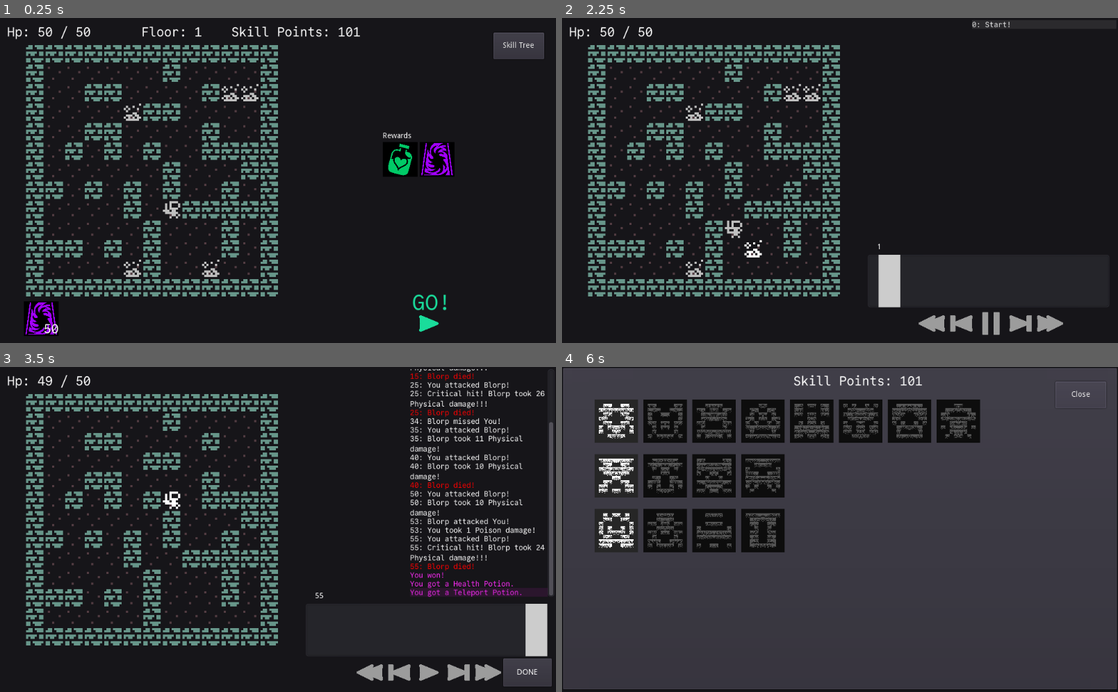
Above: before the commit, frames 1-4 (two rows, left to right).
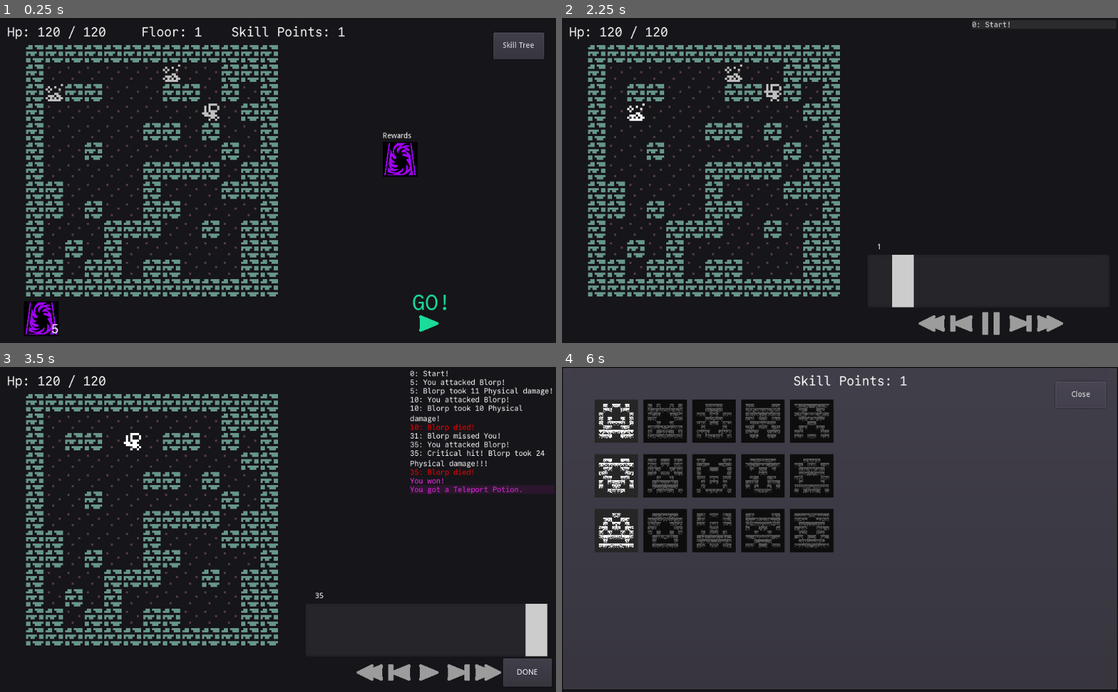
Above: after the commit, the same moments.

Repository: redxaxder/7DRL2024
Game: Godot game, scene res://main.tscn
The game is run twice, just before and just after one commit, with the same random seed, the same clock (stepped at 60 frames per second) and the same inputs.
Inputs (mouse positions are in pixels of both pictures, inside the frame that each line leads up to):
- Up to frame 1 (0.25 s): no input
- Up to frame 2 (2.25 s): click (990, 317) at 0.5 s; click (1045, 24) at 1.25 s; move the mouse to (840, 180) at 2.02 s; hold D (right) from 2.03 s (still down); hold Space (toggle) from 2.03 s (still down); click (840, 180) at 2.17 s
- Up to frame 3 (3.5 s): move the mouse to (166, 545) at 2.77 s; release D (right) at 2.78 s; release Space (toggle) at 2.78 s; hold S (down) from 2.78 s (still down); tap Space (toggle) at 2.85 s
- Up to frame 4 (6 s): release S (down) at 3.5 s; click "DONE" at 3.5 s; move the mouse to (895, 458) at 4.27 s; hold D (right) 4.28-5.03 s; hold Space (toggle) 4.28-5.03 s; move the mouse to (812, 594) at 5.02 s; hold Up (ui_up) 5.03-5.75 s; tap Space (toggle) at 5.1 s; click (812, 594) at 5.17 s; click "Skill Tree" at 5.75 s

The runs differ from the first frame. In frame 1, 7.5% of the frame differs, in the area x 6-82%, y 2-98%; in frame 2, 7.2%; in frame 3, 11%, in the area x 6-100%, y 0-80%; in frame 4, 8.5%.

Commit message:
tutorial tree basically done. trigger descriptions in progress...

Diff:
--- a/ViewSkillTree.gd
+++ b/ViewSkillTree.gd
@@ -4,7 +4,7 @@
 
 export var skill_tree: Resource
 
-var extra_skill_points : int = 100
+var extra_skill_points : int = 0
 
 var num_skills_to_unlock: int = 0
 var progress: int = 0
--- a/data/actor_types.gd
+++ b/data/actor_types.gd
@@ -43,7 +43,7 @@
 
 const STATS = {
 	Type.Player: {
-		"base": [10, 10, 10, 10, 10, 10],
+		"base": [10, 10, 80, 10, 10, 10],
 		Stat.Kind.Health: 30,
 		 },
 	Type.Gazer: {
--- a/data/consumables/Consumables.gd
+++ b/data/consumables/Consumables.gd
@@ -15,7 +15,7 @@
 		"description": "Skip the current encounter.",
 		"sprite": preload("res://graphics/consumables/magic-portal.svg"),
 		"color": Color("#a300ff"),
-		"start_count": 50
+		"start_count": 5
 	},
 	"health": {
 		"name": "Health Potion",
--- a/data/skills/Ability.gd
+++ b/data/skills/Ability.gd
@@ -149,7 +149,7 @@
 	var scaled_string = ""
 	var modifier_scaling = get_modifier_scaling_desc(ModParam.AbilityRange)
 	if modifier_scaling: # always remind about scaling
-		scaled_string = " ([color=#3affa9]{0} - {1} scaling[/color])".format([
+		scaled_string = " ([color=#3affa9]{0} + {1} scaling[/color])".format([
 			activation.ability_range,
 			modifier_scaling,
 		])
@@ -159,9 +159,11 @@
 		scaled_string
 	])
 
+
 func generate_description(stats: StatBlock) -> String:
 	var dict = {}
 	dict["trigger"] = ["Action","Reaction"][activation.trigger]
+
 	dict["range"] = describe_range(stats)
 	dict["radius"] = describe_radius(stats)
 	dict["target"] = describe_target(effect.targets)
@@ -172,7 +174,7 @@
 	var text = ""
 	# text += "{trigger}\n".format(dict)
 	if activation.trigger == SkillsCore.Trigger.Automatic:
-		text += "{activation_text}\n".format(dict)
+		text += "{activation_text}, ".format(dict)
 
 	text += "{effect_text}".format(dict)
 	text += " to {target}.\n".format(dict)
@@ -196,4 +198,7 @@
 
 
 func describe_activation_condition() -> String:
-	return "" #TODO
+	if activation.filter == Activation.Filter.DamageReceived:
+		return "whenever damage is dealt"
+	else:
+		return "whenever else"
--- a/data/skills/SkillTree.gd
+++ b/data/skills/SkillTree.gd
@@ -96,111 +96,96 @@
 		skills.append([])
 	seed(1234)
 # warning-ignore:unused_variable
-	var abil: Skill = create_ability_skill(build_ability({
-		"label": SkillName.generate_name(),
-		"trigger": SkillsCore.Trigger.Automatic,
-		"filter": Activation.Filter.DamageDealt,
-		"filter_actor": SkillsCore.TargetAny,
-		"trigger_aim": SkillsCore.TriggerAim.Self,
-		"effect_type": SkillsCore.EffectType.StatBuff,
-		"ability_range": 4,
-		"mod_stat": Stat.Kind.Health,
-		"power": 10,
-		"targets": SkillsCore.Target.Self,
-		}))
-# warning-ignore:unused_variable
-	var my_cool_skill: Skill = create_ability_skill(build_ability({
-		"label": SkillName.generate_name(),
-		"trigger": SkillsCore.Trigger.Automatic,
-		"filter": Activation.Filter.DamageReceived,
-		"filter_actor": SkillsCore.Target.Self,
-		"trigger_aim": SkillsCore.TriggerAim.Self,
-		"effect_type": SkillsCore.EffectType.StatBuff,
-		"mod_stat": Stat.Kind.Damage,
-		"power": 1000,
-		"targets": SkillsCore.Target.Self
-	}))
-	var my_cool_death_ability: Ability = build_ability({
-		"label": SkillName.generate_name(),
-		"trigger": SkillsCore.Trigger.Automatic,
-		"filter": Activation.Filter.Death,
-		"filter_actor": SkillsCore.Target.Enemies,
-		"trigger_aim": SkillsCore.TriggerAim.Random,
-		"effect_type": SkillsCore.EffectType.StatBuff,
-		"mod_stat": Stat.Kind.Speed,
-		"ability_range": 0,
-		"power": -5,
-		"targets": SkillsCore.Target.Enemies,
-	})
-	my_cool_death_ability.modifiers = [
-		Ability.mod(Stat.Kind.Health, Ability.ModParam.AbilityRange, 100)
-	]
-
-	var aoe_test_ability: Ability = build_ability({
-		"label": SkillName.generate_name(),
-		"trigger": SkillsCore.Trigger.Action,
-		"effect_type": SkillsCore.EffectType.Damage,
-		"ability_range": 0,
-		"power": 1,
-		"radius": 1,
-		"cooldown_time": 1,
-		"targets": SkillsCore.Target.Enemies,
-	})
-	aoe_test_ability.modifiers = [
-		Ability.mod(Stat.Kind.Health, Ability.ModParam.Radius, 100)
-	]
-
-#	-When you move, buff footwork by 1 (min cooldown)
-#	-Deal 10 damage to an enemy in a 5 radius (4 cooldown)
-#	-Deal 5 damage to enemies in a 3 radius aoe around the player
-#	-Deal 10 damage to enemies in a 2 tile radius, 4 range (10 ccooldown)
-#	-Buff brawn by 1 (5 cooldown)
-#	-Whenever an enemy dies, buff guts by 2
-#	-Whenever you miss an enemy, buff eyesight by 2
-#	-Whenever you take  damage, summon a blorb (3 cooldown)
-#	-Whenever you take damage reducing you to less than 25% hp
-#		deal 20 damage to enemies in range 1
-
-
-#	var abil2: Skill = create_ability_skill(build_ability({
+#	var abil: Skill = create_ability_skill(build_ability({
 #		"label": SkillName.generate_name(),
-#		"target": SkillsCore.Target.Self,
+#		"trigger": SkillsCore.Trigger.Automatic,
+#		"filter": Activation.Filter.DamageDealt,
+#		"filter_actor": SkillsCore.TargetAny,
+#		"trigger_aim": SkillsCore.TriggerAim.Self,
 #		"effect_type": SkillsCore.EffectType.StatBuff,
+#		"ability_range": 4,
 #		"mod_stat": Stat.Kind.Health,
-#		"power": 20,
+#		"power": 10,
+#		"targets": SkillsCore.Target.Self,
 #		}))
-#	append_skill(abil2, 0)
-
-
-
+## warning-ignore:unused_variable
+#	var my_cool_skill: Skill = create_ability_skill(build_ability({
+#		"label": SkillName.generate_name(),
+#		"trigger": SkillsCore.Trigger.Automatic,
+#		"filter": Activation.Filter.DamageReceived,
+#		"filter_actor": SkillsCore.Target.Self,
+#		"trigger_aim": SkillsCore.TriggerAim.Self,
+#		"effect_type": SkillsCore.EffectType.StatBuff,
+#		"mod_stat": Stat.Kind.Damage,
+#		"power": 1000,
+#		"targets": SkillsCore.Target.Self
+#	}))
+#	var my_cool_death_ability: Ability = build_ability({
+#		"label": SkillName.generate_name(),
+#		"trigger": SkillsCore.Trigger.Automatic,
+#		"filter": Activation.Filter.Death,
+#		"filter_actor": SkillsCore.Target.Enemies,
+#		"trigger_aim": SkillsCore.TriggerAim.Random,
+#		"effect_type": SkillsCore.EffectType.StatBuff,
+#		"mod_stat": Stat.Kind.Speed,
+#		"ability_range": 0,
+#		"power": -5,
+#		"targets": SkillsCore.Target.Enemies,
+#	})
+#	my_cool_death_ability.modifiers = [
+#		Ability.mod(Stat.Kind.Health, Ability.ModParam.AbilityRange, 100)
+#	]
+
+#	var aoe_test_ability: Ability = build_ability({
+#		"label": SkillName.generate_name(),
+#		"trigger": SkillsCore.Trigger.Action,
+#		"effect_type": SkillsCore.EffectType.Damage,
+#		"ability_range": 0,
+#		"power": 1,
+#		"radius": 1,
+#		"cooldown_time": 1,
+#		"targets": SkillsCore.Target.Enemies,
+#	})
+#	aoe_test_ability.modifiers = [
+#		Ability.mod(Stat.Kind.Health, Ability.ModParam.Radius, 100)
+#	]
+
+
+#	append_skill(create_ability_skill(aoe_test_ability), 1)
+
+
+	# ROW 0
+	# *****
 	append_and_create_ability({
 		"label": "Poison Pustule",
 		"element": Elements.Kind.Poison,
-		"row": 2,
-			# ***EFFECT***
-		"effect_type":	SkillsCore.EffectType.Damage,
-		"power":			500,
+		"row": 0,
+			# ***EFFECT***
+		"effect_type":	SkillsCore.EffectType.Damage,
+		"power":		10,
 			# ***EFFECT AIM***
 		"trigger_aim": 	SkillsCore.TriggerAim.Random,
-		"ability_range":  6,
-		"radius":			2,
+		"ability_range":3,
+		"radius":		2,
 		"targets": 		SkillsCore.Target.Enemies,
 			# ***TRIGGER***
 		"trigger": 		SkillsCore.Trigger.Automatic,
 		"filter": 		Activation.Filter.Death,
-		"filter_actor": 	SkillsCore.Target.Enemies,
-		"cooldown_time":	1,
-		"modifiers": [Ability.mod(Stat.Kind.Guts, Ability.ModParam.AbilityRange, 10)]
-	})
+		"filter_actor": SkillsCore.Target.Enemies,
+		"cooldown_time": 5,
+		"modifiers": [Ability.mod(Stat.Kind.Guts, Ability.ModParam.AbilityRange, 5)]
+	})
+
+	append_skill(create_bonus_skill(Stat.Kind.Brawn, 5, SkillName.generate_name()), 0)
 
 	append_and_create_ability({
 		"label": "Fiery Fire",
 		"element": Elements.Kind.Fire,
-		"row": 2,
+		"row": 0,
 			# ***EFFECT***
 		"effect_type":	SkillsCore.EffectType.StatBuff,
 		"mod_stat": 		Stat.Kind.Accuracy,
-		"power":			20,
+		"power":			10,
 			# ***EFFECT AIM***
 		"trigger_aim": 	SkillsCore.TriggerAim.Self,
 		"ability_range":  0,
@@ -211,8 +196,10 @@
 		"filter": 		Activation.Filter.Movement,
 		"filter_actor": 	SkillsCore.Target.Self,
 		"cooldown_time":	1,
-		"modifiers": [Ability.mod(Stat.Kind.Guts, Ability.ModParam.Power, 1)]
-	})
+		"modifiers": [Ability.mod(Stat.Kind.Brains, Ability.ModParam.Power, 1)]
+	})
+
+	append_skill(create_bonus_skill(Stat.Kind.Eyesight, 5, SkillName.generate_name()), 0)
 
 	# Deal 10 damage to an enemy in a 5 radius (4 cooldown)
 	append_and_create_ability({
@@ -223,24 +210,24 @@
 		"ability_range": 0,
 		"power": 10,
 		"radius": 5,
-		"cooldown_time": 4,
+		"cooldown_time": 30,
 		"targets": SkillsCore.Target.Enemies,
 		"modifiers": [
-			Ability.mod(Stat.Kind.Guts, Ability.ModParam.Radius, 1)
+			Ability.mod(Stat.Kind.Crit, Ability.ModParam.Radius, 1)
 		],
-		"row": 1
-	})
-
-	append_skill(create_ability_skill(aoe_test_ability), 1)
-
-
+		"row": 0
+	})
+
+
+	# ROW 1
+	# *****
 	append_and_create_ability({
 		"label": "Penetrating Thorns",
 		"element": Elements.Kind.Physical,
-		"row": 0,
-			# ***EFFECT***
-		"effect_type":	SkillsCore.EffectType.Damage,
-		"power": 20,
+		"row": 1,
+			# ***EFFECT***
+		"effect_type":	SkillsCore.EffectType.Damage,
+		"power": 5,
 			# ***EFFECT AIM***
 		"trigger_aim": 	SkillsCore.TriggerAim.EventTarget,
 		"ability_range": 0,
@@ -250,17 +237,85 @@
 		"trigger": 		SkillsCore.Trigger.Automatic,
 		"filter": 		Activation.Filter.Attack,
 		"filter_actor": 	SkillsCore.Target.Enemies,
-		"cooldown_time":	0,
-		"modifiers": [Ability.mod(Stat.Kind.Guts, Ability.ModParam.Power, .6)]
-	})
+		"cooldown_time":	1,
+		"modifiers": [Ability.mod(Stat.Kind.Damage, Ability.ModParam.Power, 1)]
+	})
+
+	append_skill(create_bonus_skill(Stat.Kind.Brains, 5, SkillName.generate_name()), 1)
 
 	append_and_create_ability({
 		"label": "Two Step",
 		"element": Elements.Kind.Physical,
-		"row": 0,
-			# ***EFFECT***
-		"effect_type":	SkillsCore.EffectType.Damage,
-		"power": 500,
+		"row": 1,
+			# ***EFFECT***
+		"effect_type":	SkillsCore.EffectType.Damage,
+		"power": 3,
+			# ***EFFECT AIM***
+		"trigger_aim": 	SkillsCore.TriggerAim.Self,
+		"ability_range": 0,
+		"radius": 3,
+		"targets": 		SkillsCore.Target.Enemies,
+			# ***TRIGGER***
+		"trigger": 		SkillsCore.Trigger.Automatic,
+		"filter": 		Activation.Filter.Dodge,
+		"filter_actor": 	SkillsCore.Target.Enemies,
+		"cooldown_time":	20,
+		"modifiers": [Ability.mod(Stat.Kind.Evasion, Ability.ModParam.CooldownTime, 2)]
+	})
+
+	append_skill(create_bonus_skill(Stat.Kind.Footwork, 5, SkillName.generate_name()), 1)
+
+	append_and_create_ability({
+		"label": "Peerless Sleight",
+		"element": Elements.Kind.Physical,
+		"row": 1,
+			# ***EFFECT***
+		"effect_type":	SkillsCore.EffectType.Damage,
+		"power": 5,
+			# ***EFFECT AIM***
+		"trigger_aim": 	SkillsCore.TriggerAim.Random,
+		"ability_range": 4,
+		"radius": 0,
+		"targets": 		SkillsCore.Target.Enemies,
+			# ***TRIGGER***
+		"trigger": 		SkillsCore.Trigger.Automatic,
+		"filter": 		Activation.Filter.Miss,
+		"filter_actor": 	SkillsCore.Target.Enemies,
+		"cooldown_time":	10,
+	})
+
+
+	# ROW 2
+	# *****
+
+	append_and_create_ability({
+		"label": "Poison Gulp",
+		"element": Elements.Kind.Poison,
+		"row": 2,
+			# ***EFFECT***
+		"effect_type":	SkillsCore.EffectType.Damage,
+		"power": 25,
+			# ***EFFECT AIM***
+		"trigger_aim": 	SkillsCore.TriggerAim.Self,
+		"ability_range": 0,
+		"radius": 2,
+		"targets": 		SkillsCore.Target.Enemies,
+			# ***TRIGGER***
+		"trigger": 		SkillsCore.Trigger.Automatic,
+		"filter": 		Activation.Filter.Bloodied,
+		"filter_actor": 	SkillsCore.Target.Self,
+		"cooldown_time":	100,
+	})
+
+	append_skill(create_bonus_skill(Stat.Kind.Guts, 5, SkillName.generate_name()), 2)
+
+	append_and_create_ability({
+		"label": "Poison Overflow",
+		"element": Elements.Kind.Poison,
+		"row": 2,
+			# ***EFFECT***
+		"effect_type":	SkillsCore.EffectType.Damage,
+		"power": 10,
 			# ***EFFECT AIM***
 		"trigger_aim": 	SkillsCore.TriggerAim.Self,
 		"ability_range": 0,
@@ -268,95 +323,35 @@
 		"targets": 		SkillsCore.Target.Enemies,
 			# ***TRIGGER***
 		"trigger": 		SkillsCore.Trigger.Automatic,
-		"filter": 		Activation.Filter.Dodge,
-		"filter_actor": 	SkillsCore.Target.Enemies,
-		"cooldown_time":	30,
-		"modifiers": [Ability.mod(Stat.Kind.Guts, Ability.ModParam.CooldownTime, 2)]
-	})
-
-	append_and_create_ability({
-		"label": "Peerless Sleight",
-		"element": Elements.Kind.Physical,
-		"row": 0,
-			# ***EFFECT***
-		"effect_type":	SkillsCore.EffectType.Damage,
-		"power": 500,
-			# ***EFFECT AIM***
-		"trigger_aim": 	SkillsCore.TriggerAim.Self,
-		"ability_range": 0,
-		"radius": 6,
-		"targets": 		SkillsCore.Target.Enemies,
-			# ***TRIGGER***
-		"trigger": 		SkillsCore.Trigger.Automatic,
-		"filter": 		Activation.Filter.Miss,
-		"filter_actor": 	SkillsCore.Target.Enemies,
-		"cooldown_time":	30,
-	})
-
-	append_and_create_ability({
-		"label": "Poison Gulp",
-		"element": Elements.Kind.Poison,
-		"row": 0,
-			# ***EFFECT***
-		"effect_type":	SkillsCore.EffectType.Damage,
-		"power": 500,
-			# ***EFFECT AIM***
-		"trigger_aim": 	SkillsCore.TriggerAim.Self,
-		"ability_range": 0,
-		"radius": 6,
-		"targets": 		SkillsCore.Target.Enemies,
-			# ***TRIGGER***
-		"trigger": 		SkillsCore.Trigger.Automatic,
-		"filter": 		Activation.Filter.Bloodied,
-		"filter_actor": 	SkillsCore.Target.Self,
-		"cooldown_time":	1,
-	})
-
-	append_and_create_ability({
-		"label": "Poison Overflow",
-		"element": Elements.Kind.Poison,
-		"row": 0,
-			# ***EFFECT***
-		"effect_type":	SkillsCore.EffectType.Damage,
-		"power": 500,
-			# ***EFFECT AIM***
-		"trigger_aim": 	SkillsCore.TriggerAim.Self,
-		"ability_range": 0,
-		"radius": 6,
-		"targets": 		SkillsCore.Target.Enemies,
-			# ***TRIGGER***
-		"trigger": 		SkillsCore.Trigger.Automatic,
 		"filter": 		Activation.Filter.Start,
 		"filter_actor": 	SkillsCore.Target.Self,
 		"cooldown_time":	0,
 	})
 
-	append_and_create_ability({
-		"label": "Rake the coals",
+	# todo: don't display cooldown time for start
+
+	append_skill(create_bonus_skill(Stat.Kind.Hustle, 5, SkillName.generate_name()), 2)
+
+	append_and_create_ability({
+		"label": "Rake the Coals",
 		"element": Elements.Kind.Fire,
-		"row": 0,
+		"row": 2,
 			# ***EFFECT***
 		"effect_type":	SkillsCore.EffectType.StatBuff,
 		"mod_stat": 		Stat.Kind.Health,
-		"power":			5,
-			# ***EFFECT AIM***
-		"trigger_aim": 	SkillsCore.TriggerAim.Self,
-		"ability_range":  0,
-		"radius":			0,
+		"power":			10,
+			# ***EFFECT AIM***
+		"trigger_aim": 	SkillsCore.TriggerAim.Random,
+		"ability_range":  4,
+		"radius":		1,
 		"targets": 		SkillsCore.Target.Self,
 			# ***TRIGGER***
-		"trigger": 		SkillsCore.Trigger.Action,
+		"trigger": 		SkillsCore.Trigger.Automatic,
 		"filter": 		Activation.Filter.DamageReceived,
 		"filter_actor": 	SkillsCore.Target.Self,
-		"cooldown_time":	10,
-	})
-
-	append_skill(create_bonus_skill(Stat.Kind.Brawn, 5, SkillName.generate_name()), 0)
-	append_skill(create_bonus_skill(Stat.Kind.Brains, 5, SkillName.generate_name()), 1)
-	append_skill(create_bonus_skill(Stat.Kind.Guts, 5, SkillName.generate_name()), 2)
-	append_skill(create_bonus_skill(Stat.Kind.Eyesight, 5, SkillName.generate_name()), 0)
-	append_skill(create_bonus_skill(Stat.Kind.Footwork, 5, SkillName.generate_name()), 1)
-	append_skill(create_bonus_skill(Stat.Kind.Hustle, 5, SkillName.generate_name()), 2)
+		"cooldown_time":	15,
+	})
+
 
 
 
